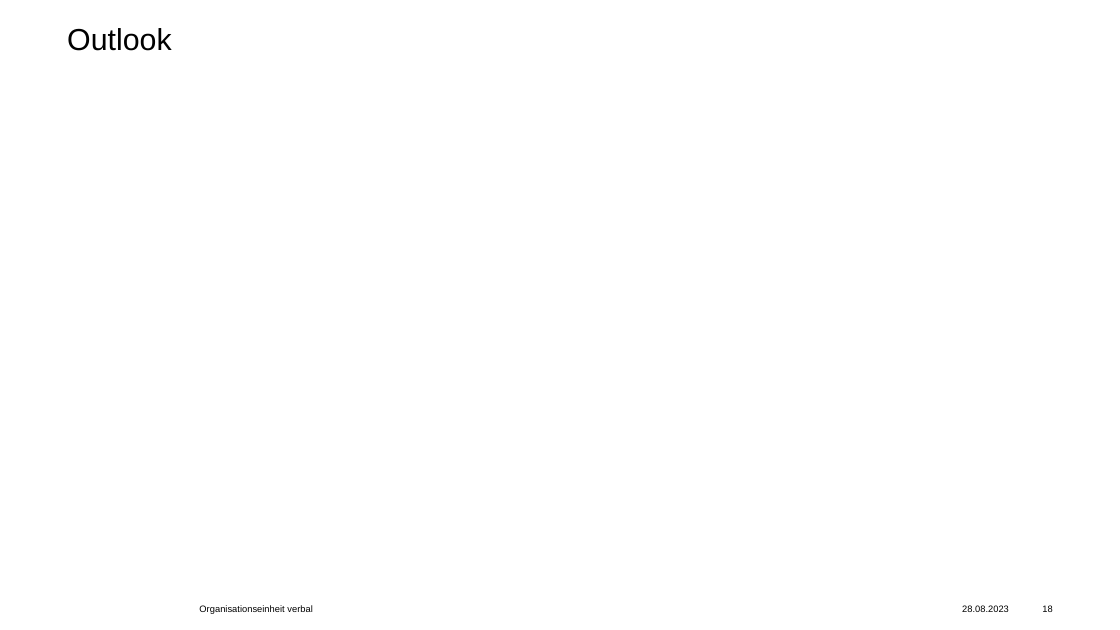
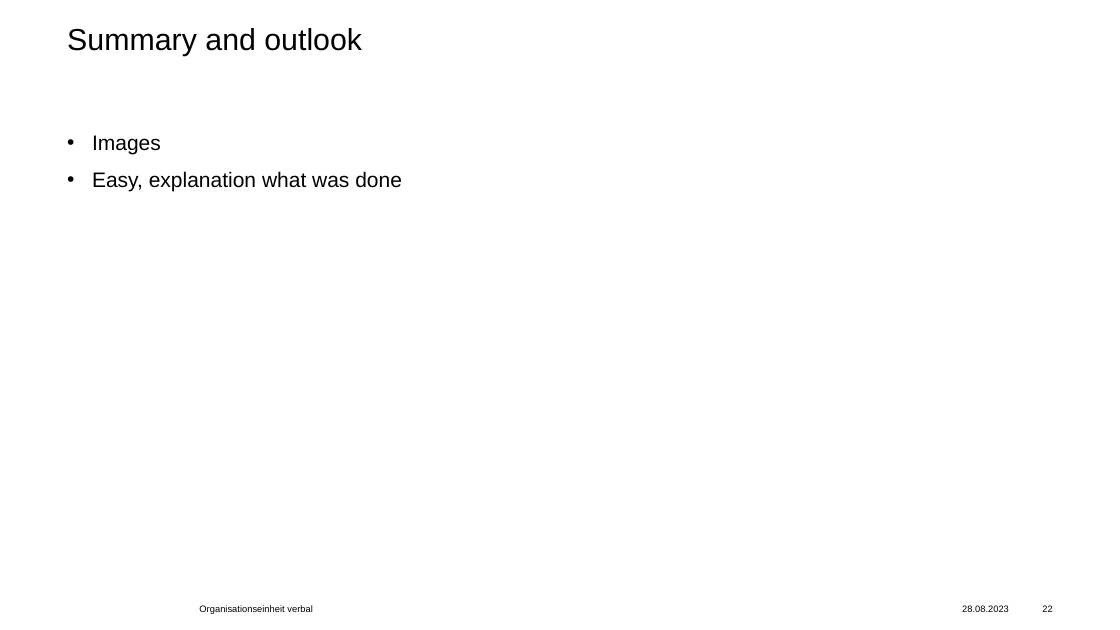
Before and after one commit to FabianBraun121/Imaging-pipeline-for-DHM, a slide deck: slide 22 of Master_thesis_presentation_Fabian_Braun.pptx (slide 18 before the commit). Drawn at 1120x630 pixels with LibreOffice and Linux fonts; fonts in the diff are those of the drawing; background and template pictures are left out. Boxes give left, top, right and bottom in pixels: in the first picture for what was removed or moved away, otherwise in the second. Text is boxed around its words. In the diff, an @@ line names an element or a change of style, - is before the commit and + after.

```diff
--- a/Master_thesis_presentation_Fabian_Braun.pptx
+++ b/Master_thesis_presentation_Fabian_Braun.pptx
@@ title at [67, 28, 362, 56]: text changed @@
-Outlook
+Summary and outlook
@@ text added at [92, 135, 402, 192], 18 pt, text #000000 @@
+• Images
+• Easy, explanation what was done
@@ page number at [1042, 605, 1052, 612]: text changed @@
-18
+22
```
Also in this commit, not shown: 2 other slides changed, 4 slides added.
